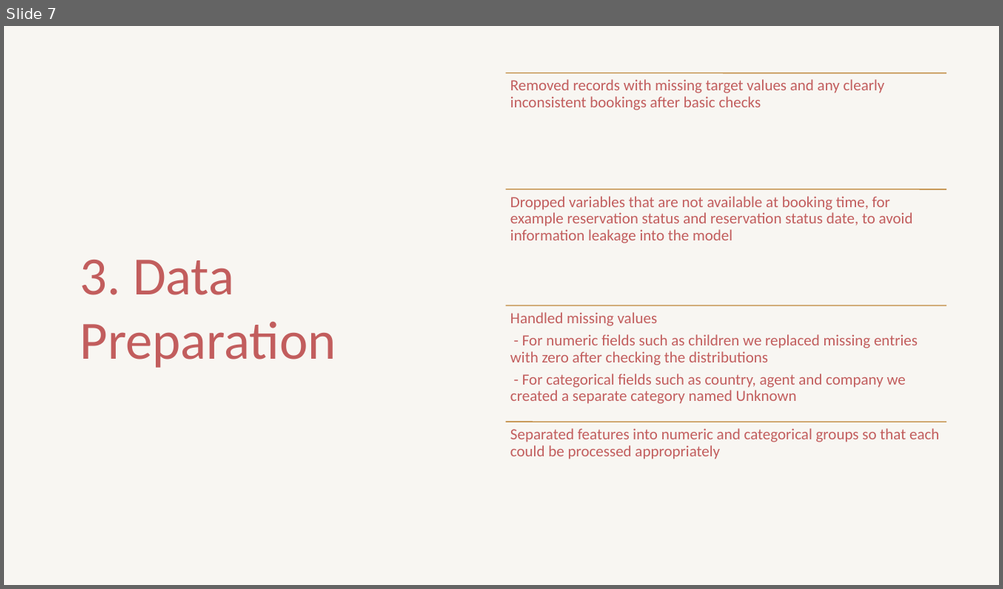
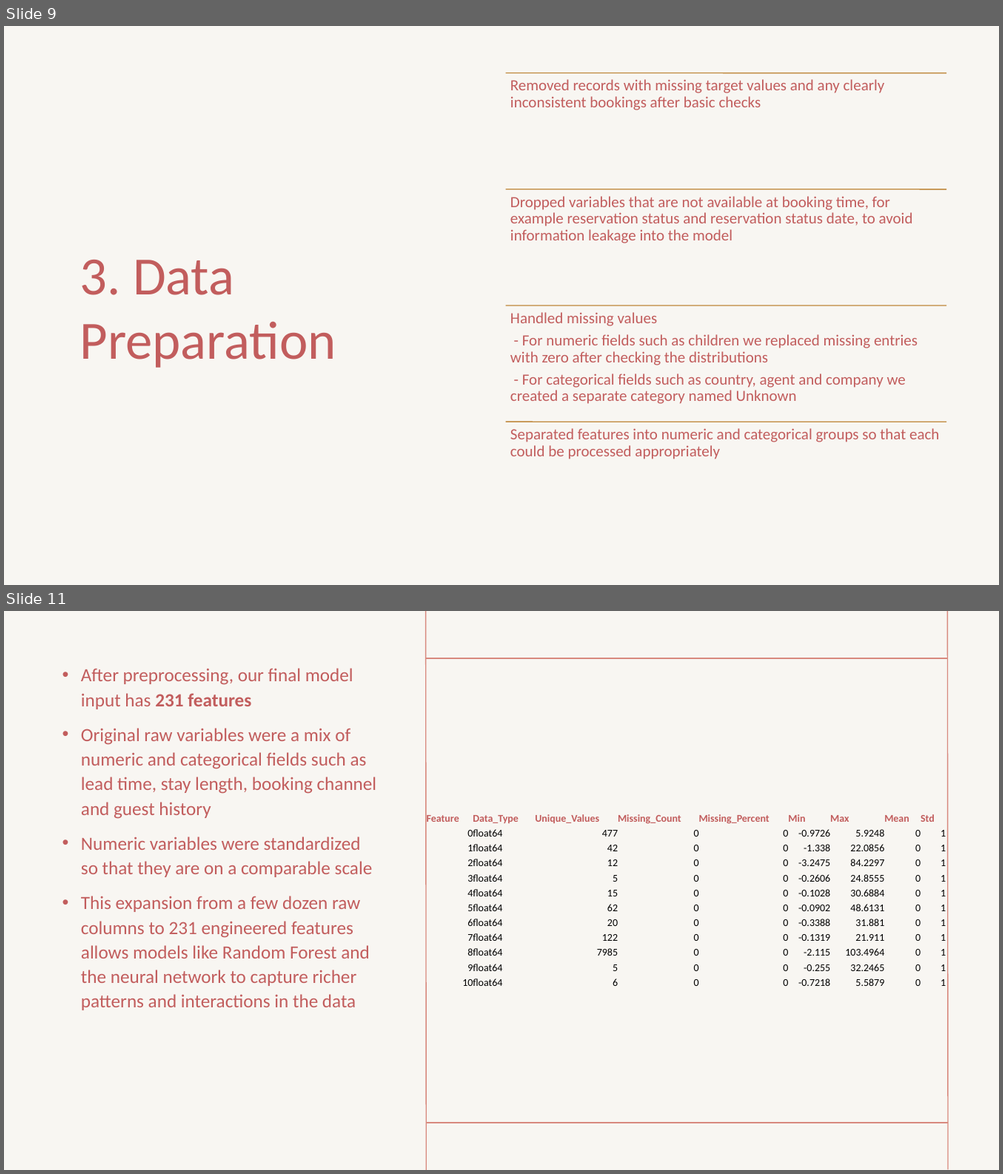
Before and after one commit to akvanaparthy/DAML-Project-Group-3, a slide deck: DAML Group 3 Final.pptx. Shown one above the other, each under a label of ours: slide 7 before the commit, slides 9 and 11 after it; the slides between them are not shown. The pictures are 1003x589 and 1003x1174 pixels, drawn with LibreOffice and Linux fonts; fonts in the diff are those of the drawing. Boxes give left, top, right and bottom in pixels: in the first picture for what was removed or moved away, otherwise in the second. Text is boxed around its words. In the diff, an @@ line names an element or a change of style, - is before the commit and + after.

```diff
--- a/DAML Group 3 Final.pptx
+++ b/DAML Group 3 Final.pptx
@@ slide 11 added at (4,611,999,1170), background #FFFFFF; not listed: 6 template elements that a slide beside it also shows @@
@@ rectangle added at (4,611,999,1170), fill #F8F6F2 @@
@@ text added at (81,668,377,1011), 18 pt, text #C25D5D @@
+• After preprocessing, our final model input has 231 features
+• Original raw variables were a mix of numeric and categorical fields such as lead time, stay length, booking channel and guest history
+• Numeric variables were standardized so that they are on a comparable scale
+• This expansion from a few dozen raw columns to 231 engineered features allows models like Random Forest and the neural network to capture richer patterns and interactions in the data
@@ table added at (427,811,945,990), 12 rows, 9 columns @@
+Feature | Data_Type | Unique_Values | Missing_Count | Missing_Percent | Min | Max | Mean | Std
+0 | float64 | 477 | 0 | 0 | -0.9726 | 5.9248 | 0 | 1
+1 | float64 | 42 | 0 | 0 | -1.338 | 22.0856 | 0 | 1
+2 | float64 | 12 | 0 | 0 | -3.2475 | 84.2297 | 0 | 1
+3 | float64 | 5 | 0 | 0 | -0.2606 | 24.8555 | 0 | 1
+4 | float64 | 15 | 0 | 0 | -0.1028 | 30.6884 | 0 | 1
+5 | float64 | 62 | 0 | 0 | -0.0902 | 48.6131 | 0 | 1
+6 | float64 | 20 | 0 | 0 | -0.3388 | 31.881 | 0 | 1
+7 | float64 | 122 | 0 | 0 | -0.1319 | 21.911 | 0 | 1
+8 | float64 | 7985 | 0 | 0 | -2.115 | 103.4964 | 0 | 1
+9 | float64 | 5 | 0 | 0 | -0.255 | 32.2465 | 0 | 1
+10 | float64 | 6 | 0 | 0 | -0.7218 | 5.5879 | 0 | 1
@@ group added at (426,611,948,1170): 4 lines @@
@@ what was slide 7 is now slide 9 @@
```
Also in this commit, not shown: 9 slides changed, 11 other slides added, 2 slides removed, 4 other files.
